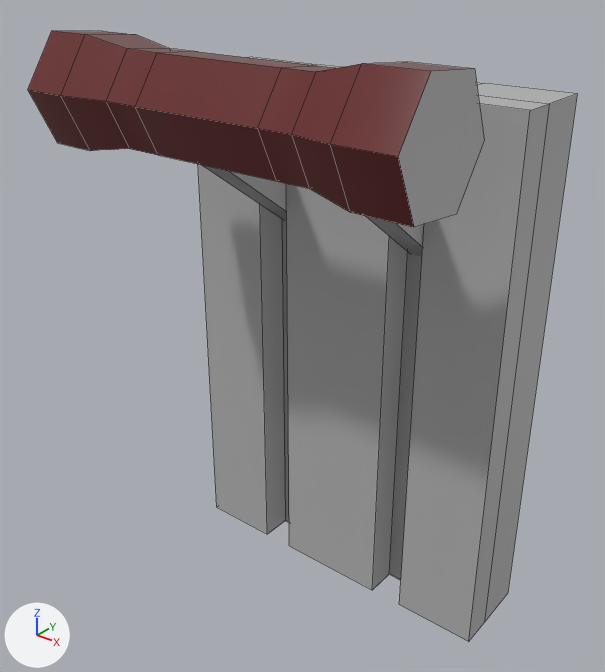
Two versions of the FBX model Content/Geometry/Lever/Lever.fbx, one commit apart.
One viewpoint serves both versions: a 50 mm lens placed at (0.224, -0.328, 0.333), pointed at (-0.003, -0.044, 0.157). Arrows for +X, +Y and +Z are at lower left; the lights stay in place. Mesh edges are drawn as thin lines. Where no turn or scale is listed for an object, it has been applied to the vertices.
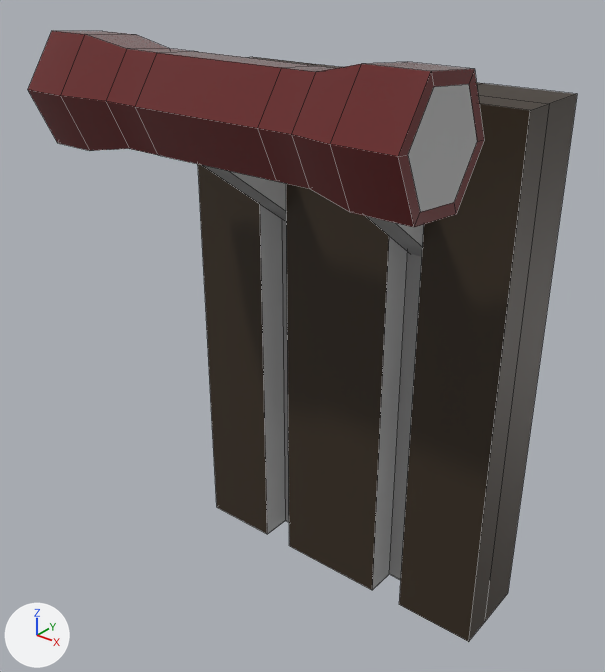
Changed parts and their boxes [x1, y1, x2, y2] in the pictures (605 x 672 px):
part 1 of me_mesh, recoloured: [249, 57, 576, 110] in both
part 2 of me_mesh, recoloured: [286, 94, 577, 642] in both
part 3 of me_mesh, recoloured: [198, 164, 267, 534] in both
part 4 of me_mesh_001, built on: [398, 69, 484, 227] in both

The edits, one by one:
Material 'Box' (mat_box) is new.
Its base color is (0.0387, 0.0247, 0.0129) (brown #372c1e).
me_mesh_001 is used by ob_pcylinder1; location (0.0, -0.09, 0.27).
me_mesh_001 had 56 vertices, 52 faces and spanned x -0.092..0.092, y -0.027..0.101, z -0.077..0.025.
me_mesh_001 now has 68 vertices, 64 faces and spans x -0.092..0.092, y -0.027..0.101, z -0.077..0.025.
Part 4, on me_mesh_001:
2 faces are deleted.
12 vertices are added at x -0.092..0.092, y -0.022..0.022, z -0.02..0.02.
2 new faces join them, mat_metal (grey #b2b2b2).
12 new faces join them, mat_plastic_lever (dark red #692424).
me_mesh has 44 vertices, 34 faces and spans x -0.09..0.09, y -0.023..0.023, z -0.135..0.135.
me_mesh is used by ob_pcube1; location (0.0, 0.0, 0.1364).
me_mesh part 1: 8 of the faces centred in x -0.069..0.069, y -0.014..0.009, z 0.135 switch from mat_metal (grey #b2b2b2) to mat_box (brown #372c1e).
me_mesh part 2: 4 of the faces centred in x 0.0..0.09, y -0.023..0.009, z 0.0 switch from mat_metal (grey #b2b2b2) to mat_box (brown #372c1e).
me_mesh part 3: 3 of the faces centred in x -0.09..-0.069, y -0.023..0.009, z 0.0 switch from mat_metal (grey #b2b2b2) to mat_box (brown #372c1e).
